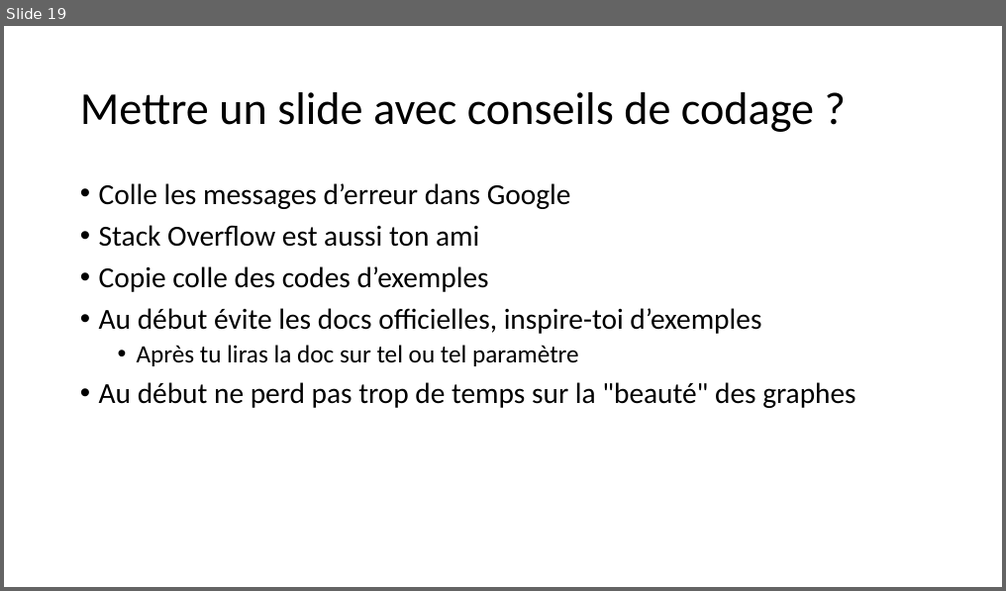
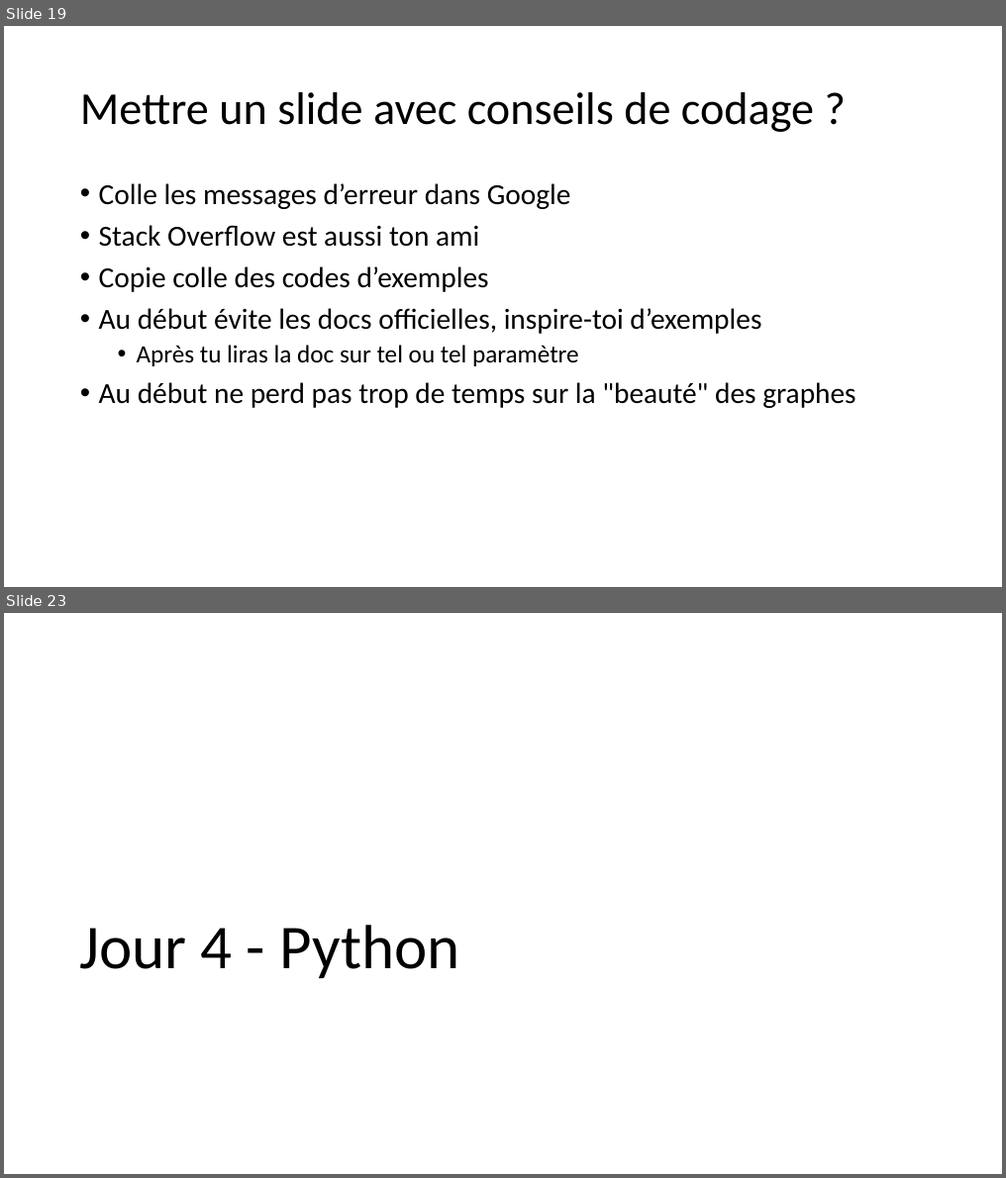
Before and after one commit to 40tude/Data_Essentials_Stage_Oct_2023, a slide deck: notes_de_stage.pptx. Shown one above the other, each under a label of ours: slide 19 before the commit, slides 19 and 23 after it; the slides between them are not shown. The pictures are 1006x591 and 1006x1178 pixels, drawn with LibreOffice and Linux fonts; fonts in the diff are those of the drawing. Boxes give left, top, right and bottom in pixels: in the first picture for what was removed or moved away, otherwise in the second. Text is boxed around its words. In the diff, an @@ line names an element or a change of style, - is before the commit and + after.

```diff
--- a/notes_de_stage.pptx
+++ b/notes_de_stage.pptx
@@ slide 23 added at <box>4,613,1002,1174</box>, background #FFFFFF @@
@@ title added at <box>79,925,459,978</box>, 60 pt, text #000000 @@
+Jour 4 - Python
```
Also in this commit, not shown: 14 slides changed, 3 other slides added, 1 other file.
